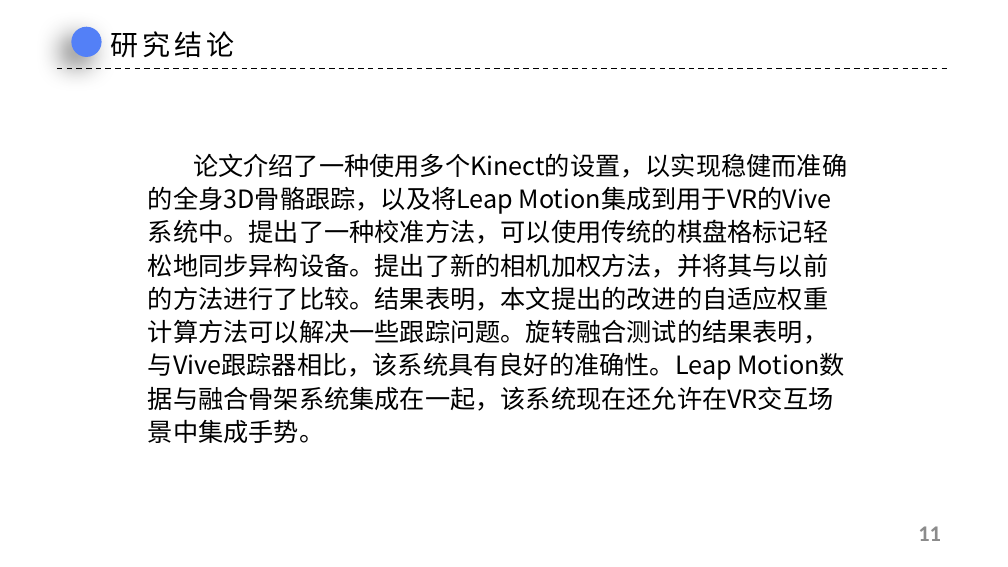
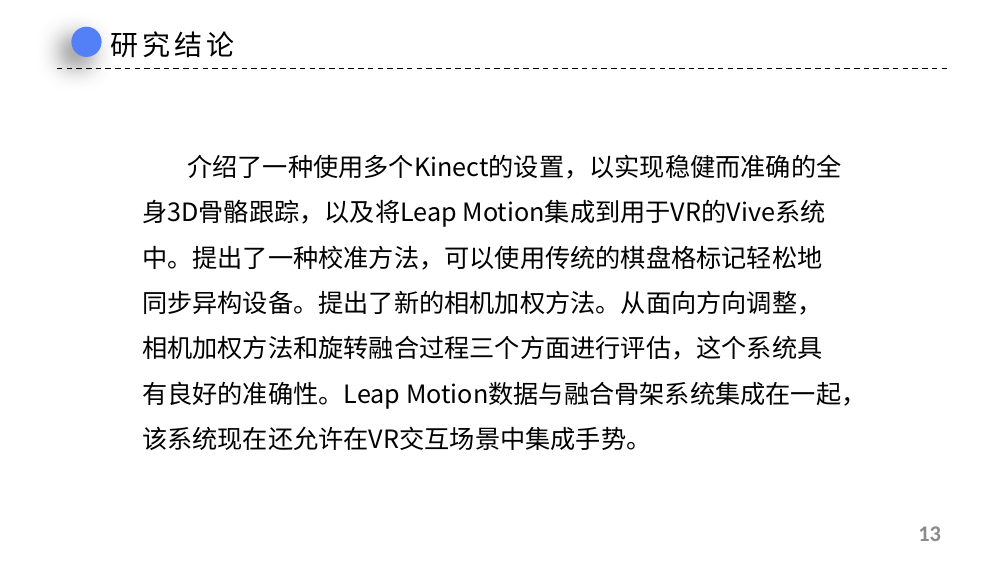
Before and after one commit to urnotmuqi/graphics2019, a slide deck: slide 13 of 21951468张雨薇/读书报告/仅用深度摄像头改善身体和手部追踪.pptx (slide 11 before the commit). Drawn at 1008x567 pixels with LibreOffice and Linux fonts; fonts in the diff are those of the drawing; background and template pictures are left out. Boxes give left, top, right and bottom in pixels: in the first picture for what was removed or moved away, otherwise in the second. Text is boxed around its words. In the diff, an @@ line names an element or a change of style, - is before the commit and + after.

```diff
--- a/21951468张雨薇/读书报告/仅用深度摄像头改善身体和手部追踪.pptx
+++ b/21951468张雨薇/读书报告/仅用深度摄像头改善身体和手部追踪.pptx
@@ text at (x1=142, y1=154, x2=866, y2=450): text changed @@
-论文介绍了一种使用多个Kinect的设置，以实现稳健而准确的全身3D骨骼跟踪，以及将Leap Motion集成到用于VR的Vive系统中。提出了一种校准方法，可以使用传统的棋盘格标记轻松地同步异构设备。提出了新的相机加权方法，并将其与以前的方法进行了比较。结果表明，本文提出的改进的自适应权重计算方法可以解决一些跟踪问题。旋转融合测试的结果表明，与Vive跟踪器相比，该系统具有良好的准确性。Leap Motion数据与融合骨架系统集成在一起，该系统现在还允许在VR交互场景中集成手势。
+介绍了一种使用多个Kinect的设置，以实现稳健而准确的全身3D骨骼跟踪，以及将Leap Motion集成到用于VR的Vive系统中。提出了一种校准方法，可以使用传统的棋盘格标记轻松地同步异构设备。提出了新的相机加权方法。从面向方向调整，相机加权方法和旋转融合过程三个方面进行评估，这个系统具有良好的准确性。Leap Motion数据与融合骨架系统集成在一起，该系统现在还允许在VR交互场景中集成手势。
@@ page number at (x1=918, y1=526, x2=941, y2=541): text changed @@
-11
+13
```
Also in this commit, not shown: 9 other slides changed, 3 slides added, 1 slide removed.
